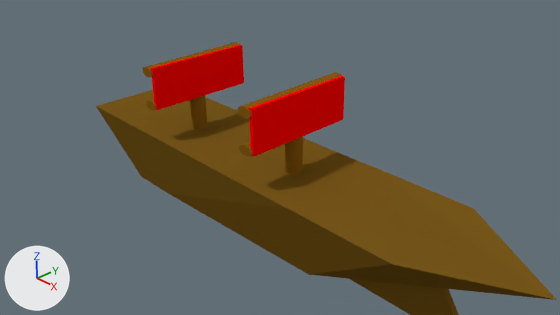
Renders of the Blender file Content/ship.blend from each side of a commit.
The view is the same before and after, from the file's camera 'Camera'. Every picture has the same lights, and +X, +Y and +Z are marked at lower left.
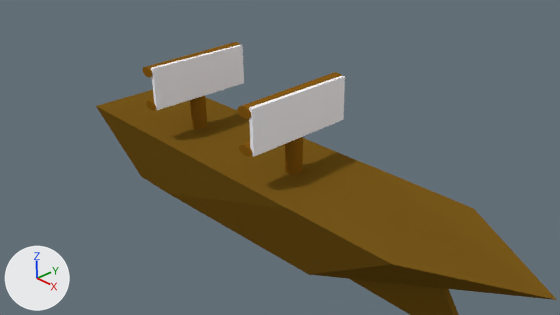
The newer file is also rescaled (x0.5), turned or shifted as a whole; pictures and numbers use the older file's frame.

Location of each change, [x1, y1, x2, y2] in pixels of the pictures (560 x 315 px):
'Cube.001', recoloured (red to white): [249, 76, 345, 157] in both
'Cube.002', recoloured (red to white): [151, 45, 244, 110] in both

The edits, one by one:
Material 'Material.002' (mat_material_002) changes colour from red #ff0300 to white #fdfcff; in linear values from (1.0, 0.000901, 0.0) to (0.985, 0.97, 1.0).
